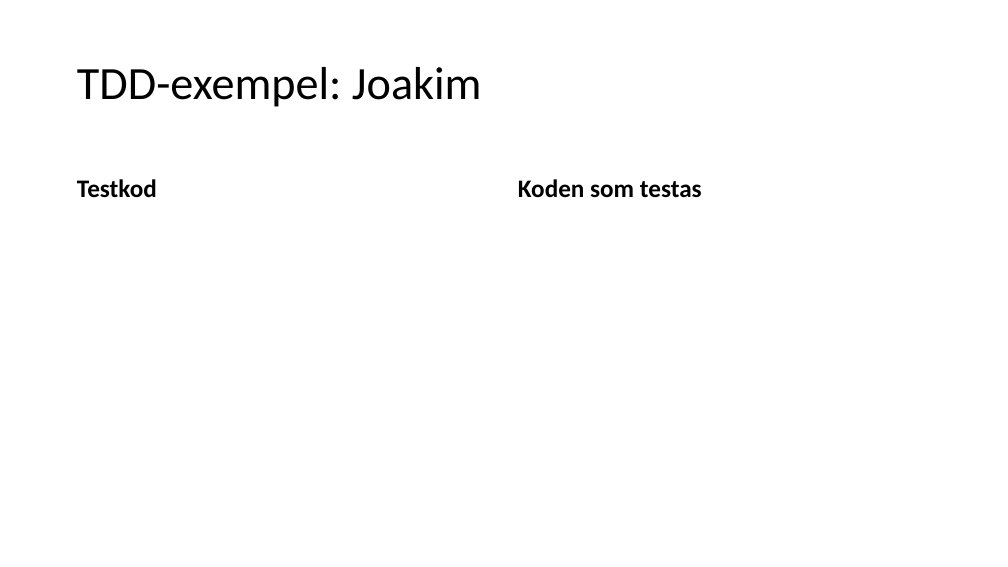
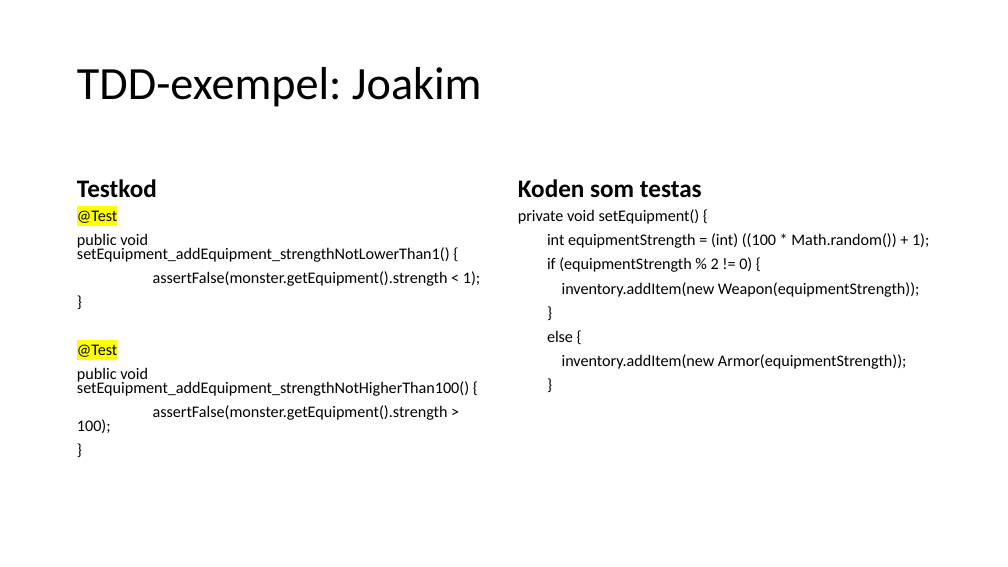
Before and after one commit to hampusidstam/InteGame, a slide deck: slide 6 of docs/Slutredovisning_grp5_v8.pptx. Drawn at 1008x567 pixels with LibreOffice and Linux fonts; fonts in the diff are those of the drawing. Boxes give left, top, right and bottom in pixels: in the first picture for what was removed or moved away, otherwise in the second. Text is boxed around its words. In the diff, an @@ line names an element or a change of style, - is before the commit and + after.

Commit message:
Deleted unnecessary method to pick up item. Updated Slutredovisning.

```diff
--- a/docs/Slutredovisning_grp5_v8.pptx
+++ b/docs/Slutredovisning_grp5_v8.pptx
@@ text added at box(518, 209, 929, 369), 15.4 pt, text #000000 @@
+private void setEquipment() {
+int equipmentStrength = (int) ((100 * Math.random()) + 1);
+if (equipmentStrength % 2 != 0) {
+inventory.addItem(new Weapon(equipmentStrength));
+}
+else {
+inventory.addItem(new Armor(equipmentStrength));
+}
@@ text added at box(77, 210, 480, 433), 15.4 pt, text #000000 @@
+@Test
+public void setEquipment_addEquipment_strengthNotLowerThan1() {
+assertFalse(monster.getEquipment().strength < 1);
+}
+@Test
+public void setEquipment_addEquipment_strengthNotHigherThan100() {
+assertFalse(monster.getEquipment().strength > 100);
+}
```
Also in this commit, not shown: 1 other slide changed, 1 slide added, 4 other files.
